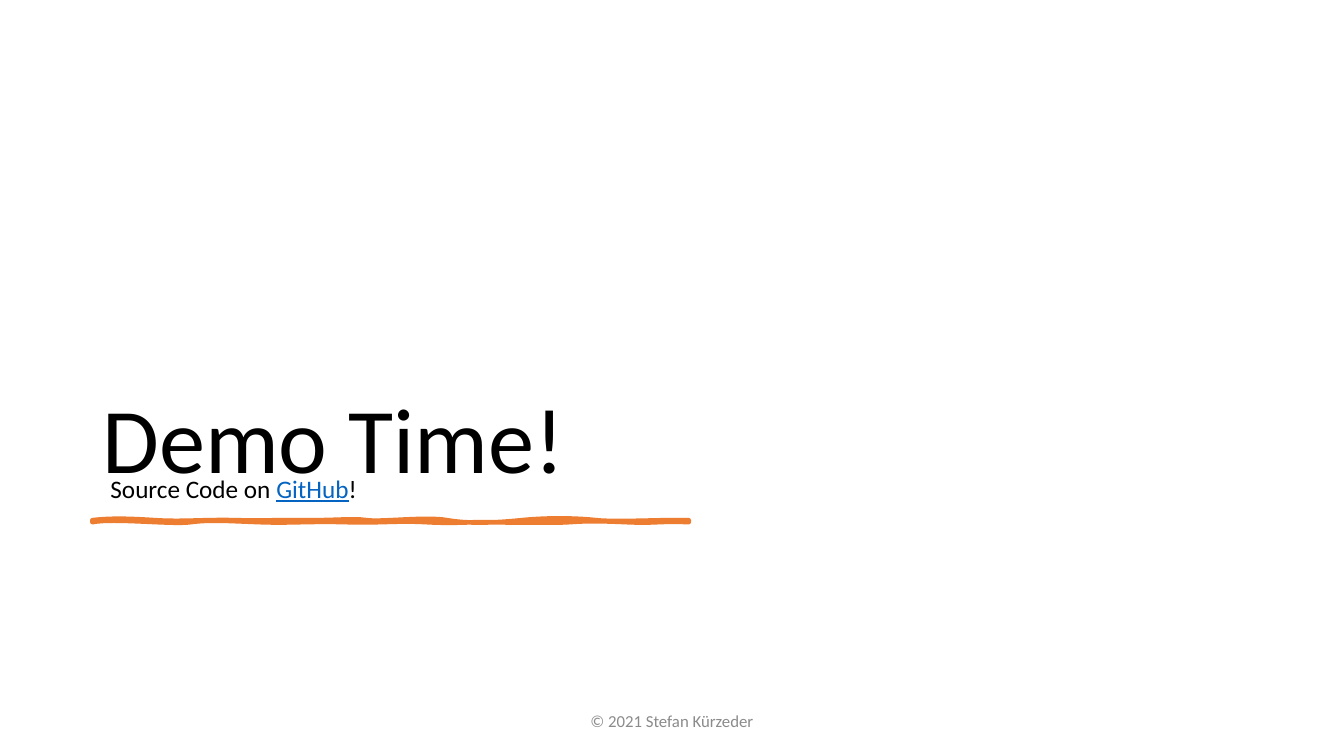
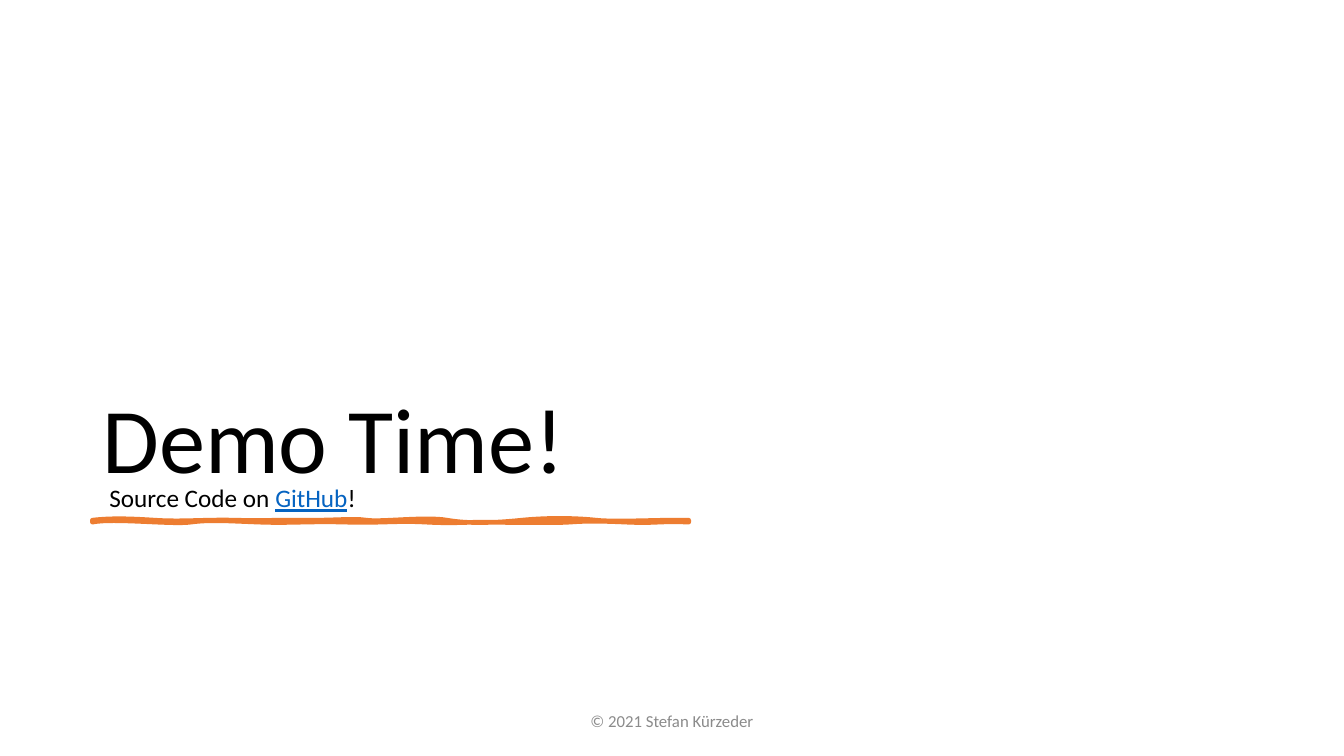
Before and after one commit to StiviiK/helm-handson, a slide deck: slide 6 of docs/Presentation-Helm.pptx. Drawn at 1344x756 pixels with LibreOffice and Linux fonts; fonts in the diff are those of the drawing. Boxes give left, top, right and bottom in pixels: in the first picture for what was removed or moved away, otherwise in the second. Text is boxed around its words. In the diff, an @@ line names an element or a change of style, - is before the commit and + after.

```diff
--- a/docs/Presentation-Helm.pptx
+++ b/docs/Presentation-Helm.pptx
@@ text "Source Code on GitHub!": place and size @@
-text "Source Code on GitHub!" at [110, 480, 356, 502]
+text "Source Code on GitHub!" at [109, 489, 355, 512]
```
Also in this commit, not shown: 3 other slides changed, 1 slide added, 1 slide removed, 6 other files.
